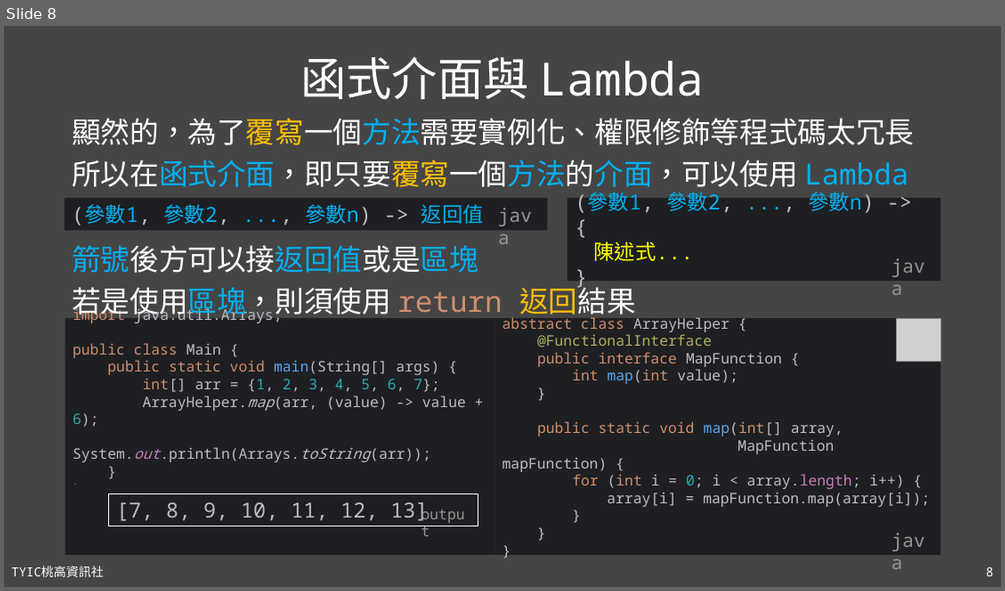
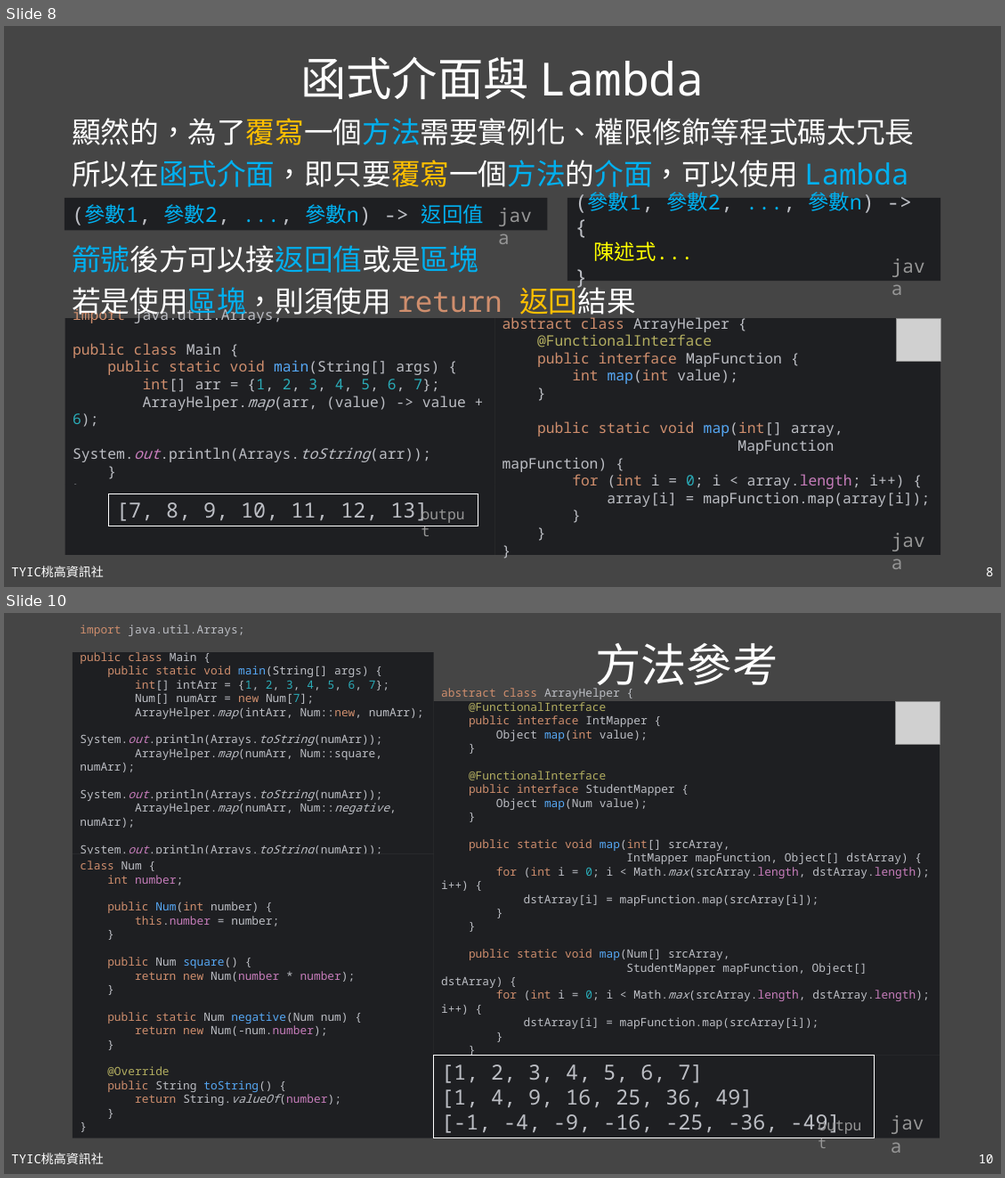
Before and after one commit to TYSHIC/slides, a slide deck: powerpoint/11_介面.pptx. Shown one above the other, each under a label of ours: slide 8 before the commit, slides 8 and 10 after it; the slides between them are not shown. The pictures are 1005x591 and 1005x1178 pixels, drawn with LibreOffice and Linux fonts; fonts in the diff are those of the drawing; grey boxes stand for pictures. Boxes give left, top, right and bottom in pixels: in the first picture for what was removed or moved away, otherwise in the second. Text is boxed around its words. In the diff, an @@ line names an element or a change of style, - is before the commit and + after.

```diff
--- a/powerpoint/11_介面.pptx
+++ b/powerpoint/11_介面.pptx
@@ slide 10 added at bbox=[4, 613, 1001, 1174], background #454545; not listed: 2 template elements that a slide beside it also shows @@
@@ title added at bbox=[595, 643, 777, 693], 44 pt, text #FFFFFF @@
+方法參考
@@ group added at bbox=[73, 652, 940, 1138]: 4 rectangles, 1 text, 1 picture @@
+import java.util.Arrays;
+public class Main {
+public static void main(String[] args) {
+int[] intArr = {1, 2, 3, 4, 5, 6, 7};
+Num[] numArr = new Num[7];
+ArrayHelper.map(intArr, Num::new, numArr);
+System.out.println(Arrays.toString(numArr));
+ArrayHelper.map(numArr, Num::square, numArr);
+System.out.println(Arrays.toString(numArr));
+ArrayHelper.map(numArr, Num::negative, numArr);
+System.out.println(Arrays.toString(numArr));
+}
+}
+class Num {
+int number;
+public Num(int number) {
+this.number = number;
+}
+public Num square() {
+return new Num(number * number);
+}
+public static Num negative(Num num) {
+return new Num(-num.number);
+}
+@Override
+public String toString() {
+return String.valueOf(number);
+}
+}
+abstract class ArrayHelper {
+@FunctionalInterface
+public interface IntMapper {
+Object map(int value);
+}
+@FunctionalInterface
+public interface StudentMapper {
+Object map(Num value);
+}
+public static void map(int[] srcArray,
+IntMapper mapFunction, Object[] dstArray) {
+for (int i = 0; i < Math.max(srcArray.length, dstArray.length); i++) {
+dstArray[i] = mapFunction.map(srcArray[i]);
+}
+}
+public static void map(Num[] srcArray,
+StudentMapper mapFunction, Object[] dstArray) {
+for (int i = 0; i < Math.max(srcArray.length, dstArray.length); i++) {
+dstArray[i] = mapFunction.map(srcArray[i]);
+}
+}
+}
+java
@@ rectangle added at bbox=[434, 1055, 875, 1138], fill #1E1F22, outline #FFFFFF 0.75 pt, 20 pt, text #BCBEC4 @@
+[1, 2, 3, 4, 5, 6, 7]
+[1, 4, 9, 16, 25, 36, 49]
+[-1, -4, -9, -16, -25, -36, -49]
@@ text added at bbox=[811, 1112, 874, 1138], 14 pt, text #969696 @@
+output
```
Also in this commit, not shown: 1 slide changed, 11 other files.
